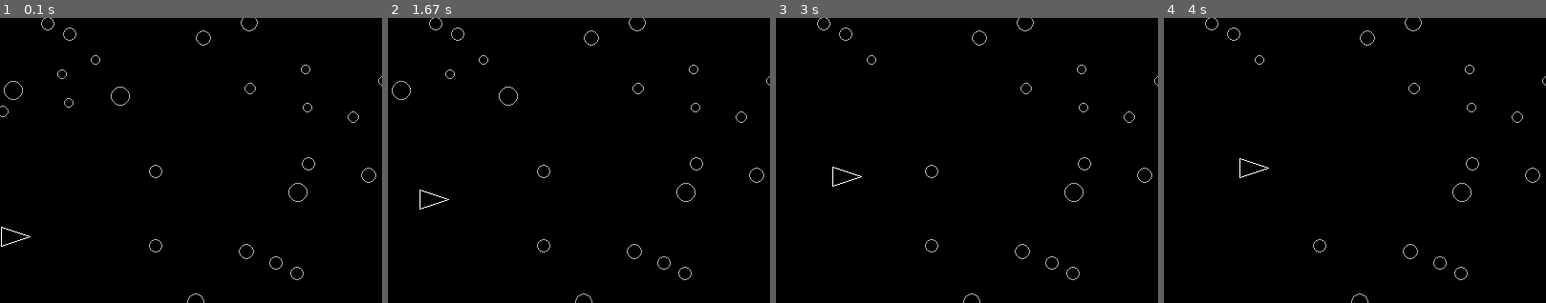
Above: before the commit, frames 1-4 (left to right).
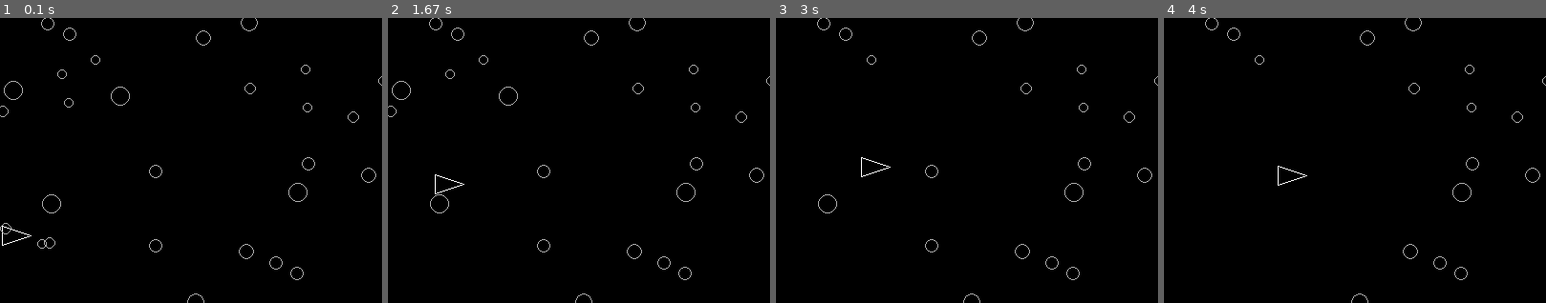
Above: after the commit, the same moments.

Repository: ilvrak/asteroid-blaster
Game: pygame game, started from asteroid-blaster.py
Two runs of this game, one before a commit and one after it. Both use one fixed random seed, a clock stepped at 60 frames per second and the inputs below.
Inputs:
- Up to frame 1 (0.1 s): no input
- Up to frame 2 (1.67 s): no input
- Up to frame 3 (3 s): no input
- Up to frame 4 (4 s): no input
The pictures show only the part of the screen within x 0-50%, y 13-63%; the shares and areas given below are measured in that part.

The runs differ from the first frame. In frame 1, 0.2% of the frame differs, in the area x 0-16%, y 61-81%; in frame 2, 0.2%; in frame 3, 0.2%; in frame 4, 0.2%.

Commit message:
clock and laser cooldown

Diff:
--- a/asteroid-blaster.py
+++ b/asteroid-blaster.py
@@ -1,14 +1,14 @@
-import pygame
+import pygame as pg
 import math
 import random
 
-pygame.init()
+pg.init()
+pg.display.set_caption("Космический корабль")
 
-screen_width = 800
-screen_height = 600
-
-screen = pygame.display.set_mode((screen_width, screen_height))
-pygame.display.set_caption("Космический корабль")
+RES = WIDTH, HEIGHT = 800, 600
+FPS = 30
+screen = pg.display.set_mode(RES)
+clock = pg.time.Clock()
 
 
 # Параметры космического корабля
@@ -17,10 +17,7 @@
 
 # Начальные координаты корабля
 ship_x = 0
-ship_y = screen_height // 2
-
-# Количество градусов, на которые корабль поворачивается за одну итерацию
-rotation_speed = 1
+ship_y = HEIGHT // 2
 
 # Количество пикселей, на которое корабль сдвигается по X за одну итерацию
 move_increment = 1
@@ -28,14 +25,17 @@
 # Параметры лазера
 laser_width = 1
 laser_color = 'red'
+laser_cooldown = 300
+last_shot_time = 0
 
 # Генерация астероидов
 asteroid_radius_range = (5, 10)
+asteroid_number = 100
 asteroids = []
-for _ in range(100):
+for _ in range(asteroid_number):
     asteroid_radius = random.randint(*asteroid_radius_range)
-    asteroid_x = random.randint(0, screen_width)
-    asteroid_y = random.randint(0, screen_height)
+    asteroid_x = random.randint(0, WIDTH)
+    asteroid_y = random.randint(0, HEIGHT)
     asteroids.append((asteroid_x, asteroid_y, asteroid_radius))
 
 
@@ -44,8 +44,8 @@
 running = True
 while running:
     # Обработка событий
-    for event in pygame.event.get():
-        if event.type == pygame.QUIT:
+    for event in pg.event.get():
+        if event.type == pg.QUIT:
             running = False
 
     # Очистка экрана
@@ -54,46 +54,49 @@
 
     # Рисование и позиционирование космического корабля
     ship_nose = (ship_x + ship_length, ship_y + ship_width // 2)
-    points = [
+    ship_points = [
         (ship_x, ship_y),
         (ship_x, ship_y + ship_width),
         ship_nose
     ]
 
-    pygame.draw.polygon(screen, 'white', points, 1)
+    pg.draw.polygon(screen, 'white', ship_points, 1)
 
     # Расчет новых координат корабля
     ship_x += move_increment
-    ship_y = screen_height // 2 - math.sin(math.radians(ship_x)) * screen_height // 8
+    ship_y = HEIGHT // 2 - math.sin(math.radians(ship_x)) * HEIGHT // 8
 
     # Если корабль заходит за правый край экрана, возвращаем его в начало
-    if ship_x > screen_width:
+    if ship_x > WIDTH:
         running = False
 
 
     # Рисование астероидов
     for asteroid in asteroids:
         asteroid_x, asteroid_y, asteroid_radius = asteroid
-        pygame.draw.circle(screen, 'darkgray', (asteroid_x, asteroid_y), asteroid_radius, 1)
-
+        pg.draw.circle(screen, 'darkgray', (asteroid_x, asteroid_y), asteroid_radius, 1)
 
     # Рисование лазера и проверка столкновения с астероидами
+    current_time = pg.time.get_ticks()
     for asteroid in asteroids:
         asteroid_x, asteroid_y, asteroid_radius = asteroid
 
         # Проверка, расстояние от корабля до астероида
         distance = math.hypot(asteroid_x - ship_x, asteroid_y - ship_y)
         if distance < 100:
-            # Рисование лазера
-            pygame.draw.line(screen, laser_color, ship_nose, (asteroid_x, asteroid_y), laser_width)
+            if current_time - last_shot_time > laser_cooldown:
+                # Рисование лазера
+                pg.draw.line(screen, laser_color, ship_nose, (asteroid_x, asteroid_y), laser_width)
 
-            # Удаление астероида
-            asteroids.remove(asteroid)
+                # Удаление астероида
+                asteroids.remove(asteroid)
 
+                # Обновление времени последнего выстрела
+                last_shot_time = current_time
 
     # Обновление экрана
-    pygame.display.flip()
-    pygame.time.delay(50)
+    pg.display.flip()
+    clock.tick(FPS)
 
 # Завершение программы
-pygame.quit()
+pg.quit()
